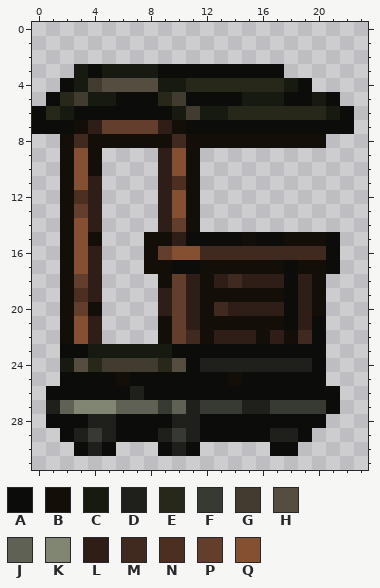
A pixel-art sprite gets an edit: content/Entities/Structures/Mechanisms/Cabin/cabin.mini.00.fg.png. The picture above was drawn from the file before the commit.
The file is 24x32 pixels. Colours within 5 levels of each other are drawn and written as one.
Palette (. is transparent): A #0c0c0b  B #140e08  C #171a10  D #1f201c  E #28281a  F #373933  G #413c2f  H #544d40  J #5f6154  K #808672  L #2f1e17  M #40291f  N #4d2f21  P #643e2d  Q #854f32
Pixels before, first column x 0:
 3 ...CACCCCAAAAAAAAA.....
 4 ..ACGHHHHCCEEEEEEECA...
 5 .AEGCCAAAEGAAAACCCAACA.
 6 AECAAAAAAACGCCEEEEEEECA
 7 AAABLPPPPLBAAAAAAAAAAAA
 8 ..BMBBBBBBMBBBBBBBBBB..
 9 ..BQB....LQB...........
10 ..BQB....LQB...........
11 ..BQL....LNB...........
12 ..BNL....LQB...........
13 ..BPL....LQB...........
14 ..BQL....LPB...........
15 ..BQB...BBLAAAABAABBBA.
16 ..BQL...BPQQMMMMMMMMMA.
17 ..BQL...BBAABBBBBBABBA.
18 ..BPL....BPLBLMLLLALB..
19 ..BNL....LPLBBBBBBALB..
20 ..BPB....LPLBMLLLLALB..
21 ..BQL....BPLBBBBBBALA..
22 ..BQL....BPMBLLLBLBMA..
23 ..AACCCCCCAAAAAAAAAAA..
24 ..CHEGGGGEHADDDDDDDDA..
25 ..AAAABAAAAAAABAAAAAA..
26 .AAAAAADAAAAAAAAAAAAAA.
27 .DJKKKJJJFJDFFFDDFFFFA.
28 .AAADDAAAADDAAAAAAAAA..
29 ..ADFDAAADFDAAAAADDA...
30 ...ADA...ADA.....AA....
The same view after the edit:
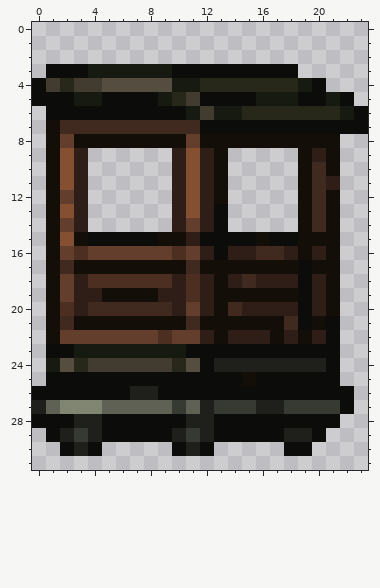
Difference:
Changed rows in their new state; - is an unchanged pixel.
first column x 0:
 3 -AAAC----C--------A-----
 4 AGEG-----H-C------ECA---
 5 A-AC-A---CEG---A--C-ACA-
 6 .AA-------ACG-C------ECA
 7 .BMMMMMMMMMM-----------A
 8 -BPB------BP---------B--
 9 -BQL.----.LQLB-----BLB--
10 -BQL.----.LQLB-----BMB--
11 -BQL.----.LQLB-----BML--
12 -BPL.----.LQLB-----BMB--
13 -BQL.----.LQLA-----BMB--
14 -BPL.----.LPLA-----BMB--
15 -BQBAAAAA-BL---AB-A--B--
16 -BPNPPPPP-NPLALL--LBLB--
17 -BMBBBBB--BM------BA-B--
18 -BPLNNNNNNLNLBLM--LALB--
19 -BPL-BBBB-LNL-----BALB--
20 -BNLMMMMMMLPLBM---LALB--
21 -BMBBBBBB-BM------MABA--
22 -BPPPPPPPN-PLB--LBLBLA--
23 -A-C------C----------A--
24 -CHEG----GEHA-------DA--
25 -A----A-------AB-----A--
26 A-------D-------------A-
27 DJK--J---JFJD--F-D---FA-
28 A--D-A----A-D--------A--
29 -ADFDA---ADFD----A-DA---
30 --ADA.---.ADA----.-A----
